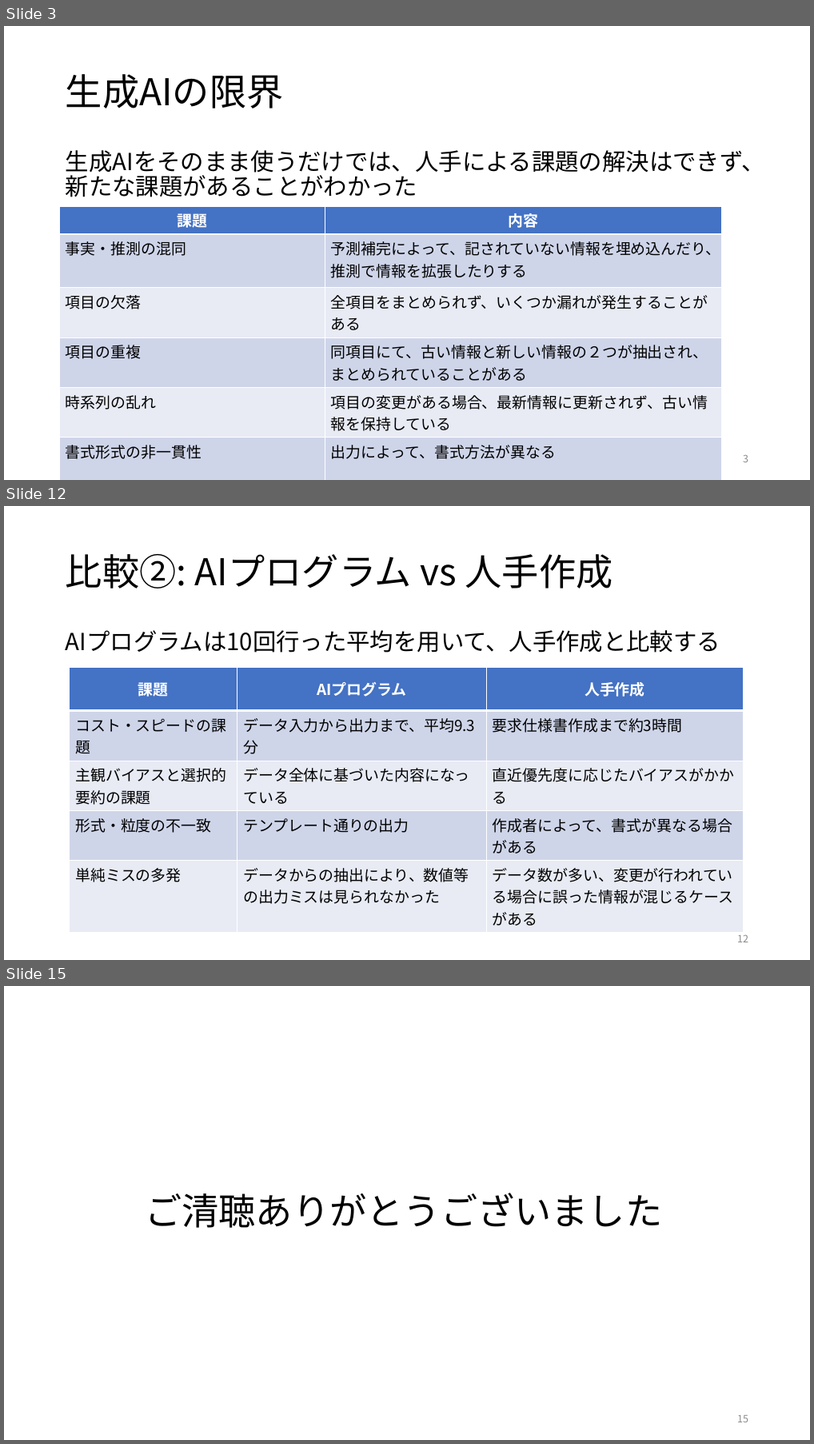
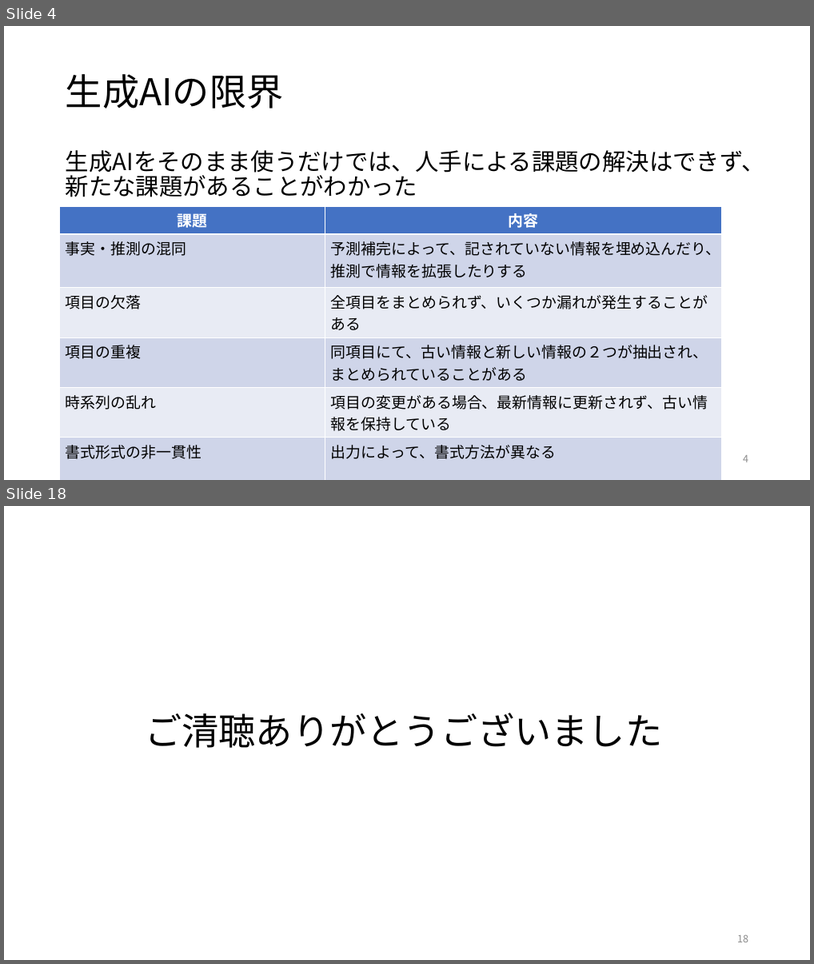
Before and after one commit to RyutoIida/edu, a slide deck: paper/卒論.pptx. Shown one above the other, each under a label of ours: slides 3, 12 and 15 before the commit, slides 4 and 18 after it; the slides between them are not shown. The pictures are 814x1444 and 814x964 pixels, drawn with LibreOffice and Linux fonts; fonts in the diff are those of the drawing. Boxes give left, top, right and bottom in pixels: in the first picture for what was removed or moved away, otherwise in the second. Text is boxed around its words. In the diff, an @@ line names an element or a change of style, - is before the commit and + after.

```diff
--- a/paper/卒論.pptx
+++ b/paper/卒論.pptx
@@ slide 12 removed at (x1=4, y1=506, x2=810, y2=960), background #FFFFFF @@
@@ title removed at (x1=66, y1=554, x2=614, y2=588) @@
-比較②: AIプログラム vs 人手作成
@@ text removed at (x1=66, y1=630, x2=721, y2=652) @@
-AIプログラムは10回行った平均を用いて、人手作成と比較する
@@ table removed at (x1=70, y1=667, x2=744, y2=928), 5 rows, 3 columns @@
-課題 | AIプログラム | 人手作成
-コスト・スピードの課題 | データ入力から出力まで、平均9.3分 | 要求仕様書作成まで約3時間
-主観バイアスと選択的要約の課題 | データ全体に基づいた内容になっている | 直近優先度に応じたバイアスがかかる
-形式・粒度の不一致 | テンプレート通りの出力 | 作成者によって、書式が異なる場合がある
-単純ミスの多発 | データからの抽出により、数値等の出力ミスは見られなかった | データ数が多い、変更が行われている場合に誤った情報が混じるケースがある
@@ page number removed at (x1=738, y1=935, x2=749, y2=942) @@
-12
@@ what was slide 3 is now slide 4 @@
@@ page number at (x1=743, y1=455, x2=749, y2=462): text changed @@
-3
+4
@@ what was slide 15 is now slide 18 @@
@@ page number at (x1=738, y1=935, x2=749, y2=942): text changed @@
-15
+18
```
Also in this commit, not shown: 8 slides changed, 7 slides added, 3 other slides removed.
